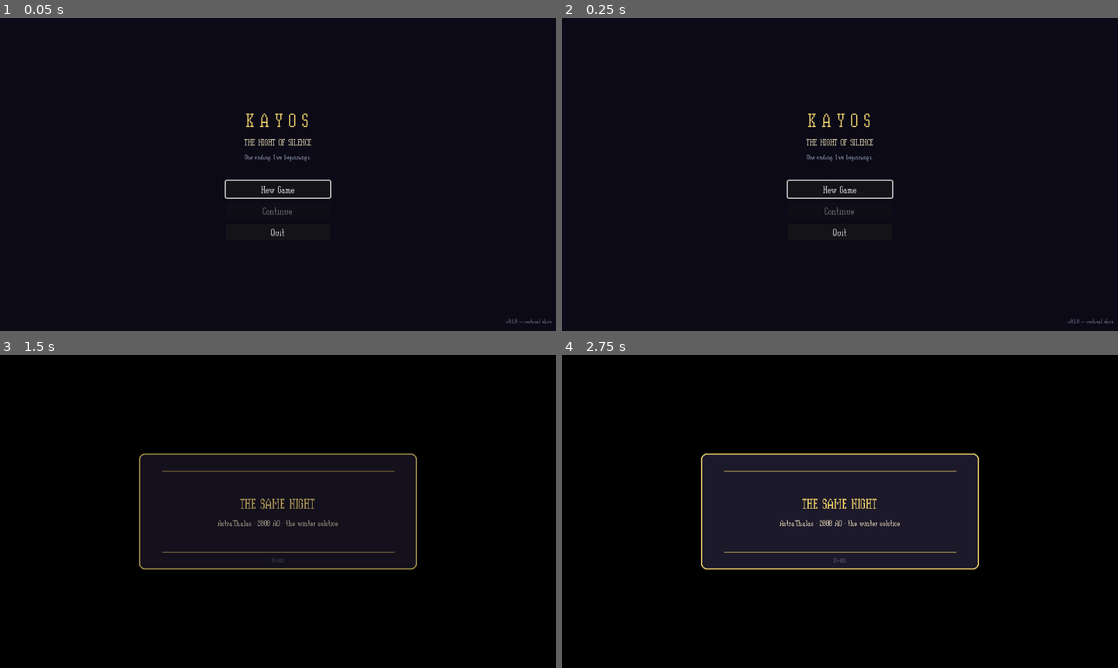
Above: before the commit, frames 1-4 (two rows, left to right).
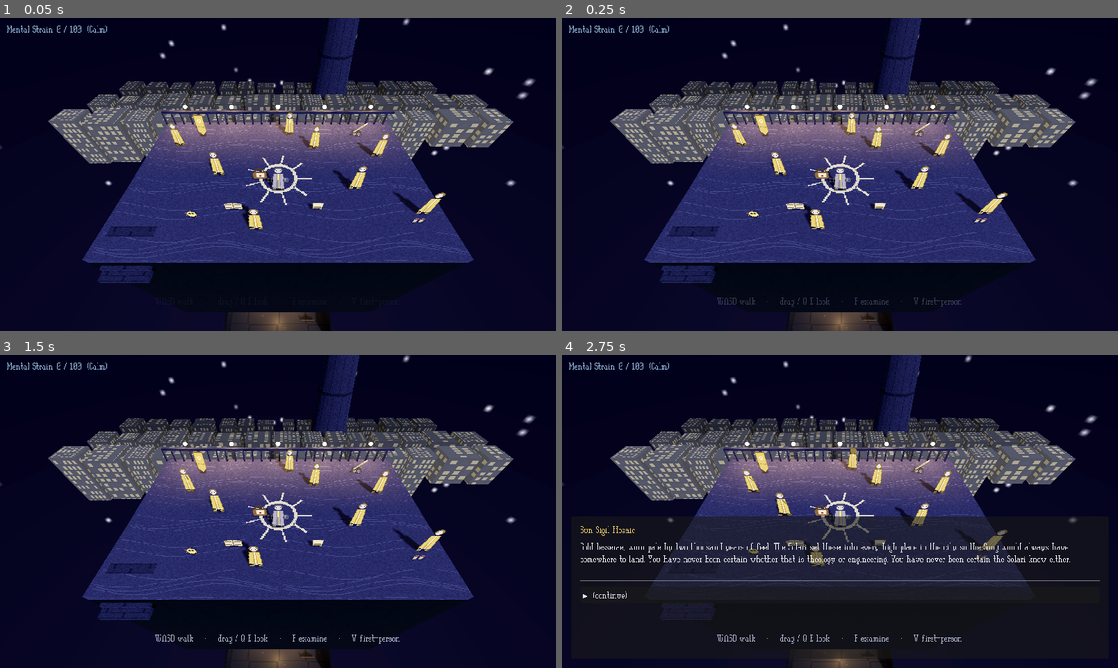
Above: after the commit, the same moments.

Repository: smile88/KAYOS-NoS-v0-1-0
Game: Godot game, scene res://threed/ColdOpen3D.tscn
Same seed, same stepped clock (60 frames per second), same inputs: the game is played once before the commit and once after it. Before the commit the project starts from res://scenes/Title.tscn.
Inputs (mouse positions are in pixels of both pictures, inside the frame that each line leads up to):
- Up to frame 1 (0.05 s): no input
- Up to frame 2 (0.25 s): no input
- Up to frame 3 (1.5 s): click (278, 527) at 0.5 s, where only the run before the commit has a clickable "New Game"; click (278, 527) at 1.25 s, where only the run before the commit has a clickable "New Game"
- Up to frame 4 (2.75 s): move the mouse to (962, 495) at 2.02 s; hold D (move_right) from 2.03 s (still down); hold F (interact) from 2.03 s (still down); click (962, 495) at 2.17 s

The runs differ from the first frame. In frame 1, 39% of the frame differs, in the area x 0-100%, y 0-100%; in frame 2, 40%; in frame 3, 92%; in frame 4, 86%.

Commit message:
3D Cold Open step H: make it the main scene, prove it, brief it
Finishes the HD-2D 3D Cold Open slice.

- run/main_scene → res://threed/ColdOpen3D.tscn, so play drops straight onto the
  balcony. The 2D Title still exists at res://scenes/Title.tscn.
- tests/ColdOpen3DTest.gd: a persistent headless proof of the whole night, the
  3D twin of ColdOpenTest.gd — protagonist set, both rooms dense (35 examinables)
  and reachable via the stair, the crowd animates, one object examined with the
  telescope/satchel left untouched, the festival-goer approaches unprompted, the
  honest choice sets COLDOPEN_HONEST, the Silence arrives on the clock, and it
  hands off to Starfall with the save written. 22/22, mutation-checked.
- docs/Cold_Open_3D_Briefing.md: the 3D playtest briefing — controls (orbit /
  free-look / first-person / examine), what's changed vs the 2D tableau, and the
  3D-specific gaps. Points back to Cold_Open_Briefing.md for the unchanged intent.

All suites green: Cold Open 2D 23, Interaction 5, Phase-1 systems 17, Cold Open
3D 22.

Co-Authored-By: Claude Opus 4.8 <noreply@anthropic.com>
Claude-Session: https://claude.ai/code/session_01X9vNy1Aw7PpCANN2SM3CVT

Diff:
--- a/godot/project.godot
+++ b/godot/project.godot
@@ -12,7 +12,7 @@
 
 config/name="KAYOS: The Night of Silence"
 config/description="A narrative-first 2D top-down RPG. Elorin builds the Nullstone; Grakkar activates it 300 years later. The Legacy System writes Part One choices into Part Two."
-run/main_scene="res://scenes/Title.tscn"
+run/main_scene="res://threed/ColdOpen3D.tscn"
 config/features=PackedStringArray("4.7", "GL Compatibility")
 config/icon="res://icon.svg"
 
--- /dev/null
+++ b/godot/tests/ColdOpen3DTest.gd
@@ -0,0 +1,169 @@
+extends Node
+## Headless proof of the HD-2D 3D Cold Open — "The Same Night" (GDD §4.1). The 3D twin of
+## ColdOpenTest.gd, and it makes the same load-bearing assertion: **nothing is gated.** The
+## festival-goer comes over and the Silence arrives on the festival's own clock, with the telescope
+## and the satchel never touched, and the whole night still hands off to Starfall.
+##
+## Engine.time_scale compresses the festival's clock; the director reads scaled delta.
+
+const SCENE := "res://threed/ColdOpen3D.tscn"
+const TIME_SCALE := 50.0
+const TIMEOUT_MS := 40000
+
+var _passed := 0
+var _failed := 0
+var _last_started_id := ""
+var _last_node_text := ""
+var _changed_to := ""
+
+
+func _ready() -> void:
+	Engine.time_scale = TIME_SCALE
+	DialogueManager.dialogue_started.connect(func(id: String): _last_started_id = id)
+	DialogueManager.node_entered.connect(func(n: Dictionary): _last_node_text = String(n.get("text", "")))
+	SceneManager.scene_changing.connect(func(p: String): _changed_to = p)
+	GameState.reset()
+
+	DirAccess.remove_absolute(GameState.SAVE_PATH)
+	_check(not FileAccess.file_exists(GameState.SAVE_PATH), "no stale autosave carried into the run")
+
+	# Park the protagonist somewhere wrong first — GameState.reset() already sets "talindir", so
+	# asserting it straight after reset would pass whether or not the director ever ran.
+	GameState.current_protagonist = "nobody"
+
+	var dir: ColdOpen3D = (load(SCENE) as PackedScene).instantiate()
+	add_child(dir)
+	await get_tree().process_frame
+	await get_tree().process_frame
+
+	_check(GameState.current_protagonist == "talindir", "the Cold Open sets protagonist to Talindir")
+
+	var coord: RoomCoordinator3D = dir.get_node("RoomCoordinator")
+	var player: Node3D = dir.get_node("Player3D")
+
+	var fg: NPC3D = get_tree().get_first_node_in_group("festival_goer")
+	_check(fg != null and fg.dialogue.ends_with("coldopen_festivalgoer_early.json"),
+		"the festival-goer opens with the early festival line")
+
+	# Density (GDD pillar 4 / §8.4): both rooms have to reward wandering, almost none of it gated.
+	var examinables := get_tree().get_nodes_in_group("interactable3d").size()
+	_check(examinables >= 24, "the two rooms reward wandering (%d examinable nodes)" % examinables)
+
+	# It is the biggest festival in two thousand years. The balcony is not allowed to hold two people.
+	var crowd := get_tree().get_nodes_in_group("wanderer3d")
+	_check(crowd.size() >= 6, "the balcony is populated (%d wandering NPCs)" % crowd.size())
+	for w in crowd:
+		if (w as Wanderer3D).examine_text == "":
+			_failed += 1
+			print("  [FAIL] crowd NPC %s has nothing to say" % w.name)
+			break
+
+	# The billboards actually animate: every crowd body is an AnimatedSprite3D carrying the four walk
+	# directions, and walk_toward()/stop_walking() must change what is played.
+	var sample := crowd[0] as Wanderer3D
+	var sbody := sample.body as AnimatedSprite3D
+	var anims := sbody.sprite_frames.get_animation_names()
+	_check(sbody.sprite_frames.get_frame_count("walk_down") == 4
+		and "walk_up" in anims and "walk_left" in anims and "walk_right" in anims,
+		"crowd NPCs carry a 4-direction, 4-frame walk sheet")
+	sample.walk_toward(-dir.rig.right_xz())      # screen-left in the current camera frame
+	_check(sbody.animation == "walk_left" and sbody.is_playing(),
+		"walk_toward()/stop_walking() drive the NPC's animation")
+	sample.stop_walking()
+	_check(not sbody.is_playing() and sbody.frame == 0, "an idle NPC holds frame 0")
+
+	# The scriptorium is real and reachable, not set dressing behind a locked door.
+	_stair_to("scriptorium").interact()
+	await _settle(dir)
+	_check(player.global_position.y < -20.0,
+		"the stair down actually goes somewhere — the player dropped into the scriptorium")
+	_check(coord.current_room == "scriptorium" and dir.rig.floor_min_y < -1.0,
+		"the camera retargets to the scriptorium as its own room")
+	var cabinet := _find_examinable("The Locked Cabinet")
+	cabinet.interact()
+	_check(DialogueManager.is_active()
+		and _last_node_text.begins_with("Indigo lacquer")
+		and _last_node_text == cabinet.examine_text,
+		"scriptorium objects are examinable — the locked cabinet shows its own text")
+	DialogueManager.advance()
+	_stair_to("balcony").interact()
+	await _settle(dir)
+	_check(player.global_position.y > -20.0, "the stair up returns to the balcony")
+
+	# Examine exactly one object — the banner — and leave the telescope and satchel alone.
+	var banner := _find_examinable("Festival Banner")
+	banner.interact()
+	DialogueManager.advance()
+	_check(GameState.get_flag("COLDOPEN_SAW_BANNER") == true, "examining sets its flag")
+	_check(not GameState.get_flag("COLDOPEN_SAW_TELESCOPE", false)
+		and not GameState.get_flag("COLDOPEN_SAW_LETTER", false),
+		"telescope and satchel deliberately left untouched for the rest of this run")
+
+	# Beat 3 — she comes to the player. Nothing was completed to earn this.
+	await _await_dialogue("coldopen_festivalgoer")
+	_check(_last_started_id == "coldopen_festivalgoer",
+		"the festival-goer approaches unprompted, with the checklist unfinished")
+	DialogueManager.choose(0)                      # "Tonight something ends."
+	_check(GameState.get_flag("COLDOPEN_HONEST") == true, "telling the truth sets COLDOPEN_HONEST")
+	DialogueManager.choose(0)
+	DialogueManager.advance()
+	await get_tree().process_frame
+	_check(fg.dialogue == "", "she leaves into the crowd — the one choice cannot be retaken")
+
+	# Beat 4 — the night arrives on its own schedule regardless of the player.
+	await _await_dialogue("coldopen_silence")
+	_check(_last_started_id == "coldopen_silence",
+		"the Silence arrives on the festival's clock, not on player progress")
+	DialogueManager.choose(0)
+	DialogueManager.choose(0)
+	DialogueManager.advance()
+
+	var deadline := Time.get_ticks_msec() + TIMEOUT_MS
+	while _changed_to == "" and Time.get_ticks_msec() < deadline:
+		await get_tree().process_frame
+	_check(_changed_to.ends_with("StarfallAcademy.tscn"), "the Cold Open hands off to Starfall Academy")
+	_check(GameState.get_flag("COLDOPEN_DONE") == true, "COLDOPEN_DONE written")
+	_check(GameState.current_protagonist == "elorin", "protagonist handoff to Elorin")
+	_check(FileAccess.file_exists(GameState.SAVE_PATH), "autosave written at the handoff")
+
+	print("\n==== Cold Open 3D test: %d passed, %d failed ====" % [_passed, _failed])
+	get_tree().quit(0 if _failed == 0 else 1)
+
+
+func _stair_to(room: String) -> RoomStair3D:
+	for n in get_tree().get_nodes_in_group("room_stair"):
+		var st := n as RoomStair3D
+		if st and st.target_room == room:
+			return st
+	return null
+
+
+func _find_examinable(display_name: String) -> Interactable3D:
+	for n in get_tree().get_nodes_in_group("interactable3d"):
+		var it := n as Interactable3D
+		if it and it.display_name == display_name:
+			return it
+	return null
+
+
+func _await_dialogue(id: String) -> void:
+	var deadline := Time.get_ticks_msec() + TIMEOUT_MS
+	while _last_started_id != id and Time.get_ticks_msec() < deadline:
+		await get_tree().process_frame
+
+
+## Wait out a room change (the coordinator's two fades plus a frame), whatever the time scale.
+func _settle(dir: ColdOpen3D) -> void:
+	var deadline := Time.get_ticks_msec() + 5000
+	while dir._moving and Time.get_ticks_msec() < deadline:
+		await get_tree().process_frame
+	await get_tree().process_frame
+
+
+func _check(cond: bool, name: String) -> void:
+	if cond:
+		_passed += 1
+		print("  [PASS] " + name)
+	else:
+		_failed += 1
+		print("  [FAIL] " + name)
--- /dev/null
+++ b/godot/tests/ColdOpen3DTest.tscn
@@ -0,0 +1,6 @@
+[gd_scene format=3]
+
+[ext_resource type="Script" path="res://tests/ColdOpen3DTest.gd" id="1"]
+
+[node name="ColdOpen3DTest" type="Node"]
+script = ExtResource("1")
Not shown, added: godot/tests/ColdOpen3DTest.gd.uid
Not shown, added: docs/Cold_Open_3D_Briefing.md
